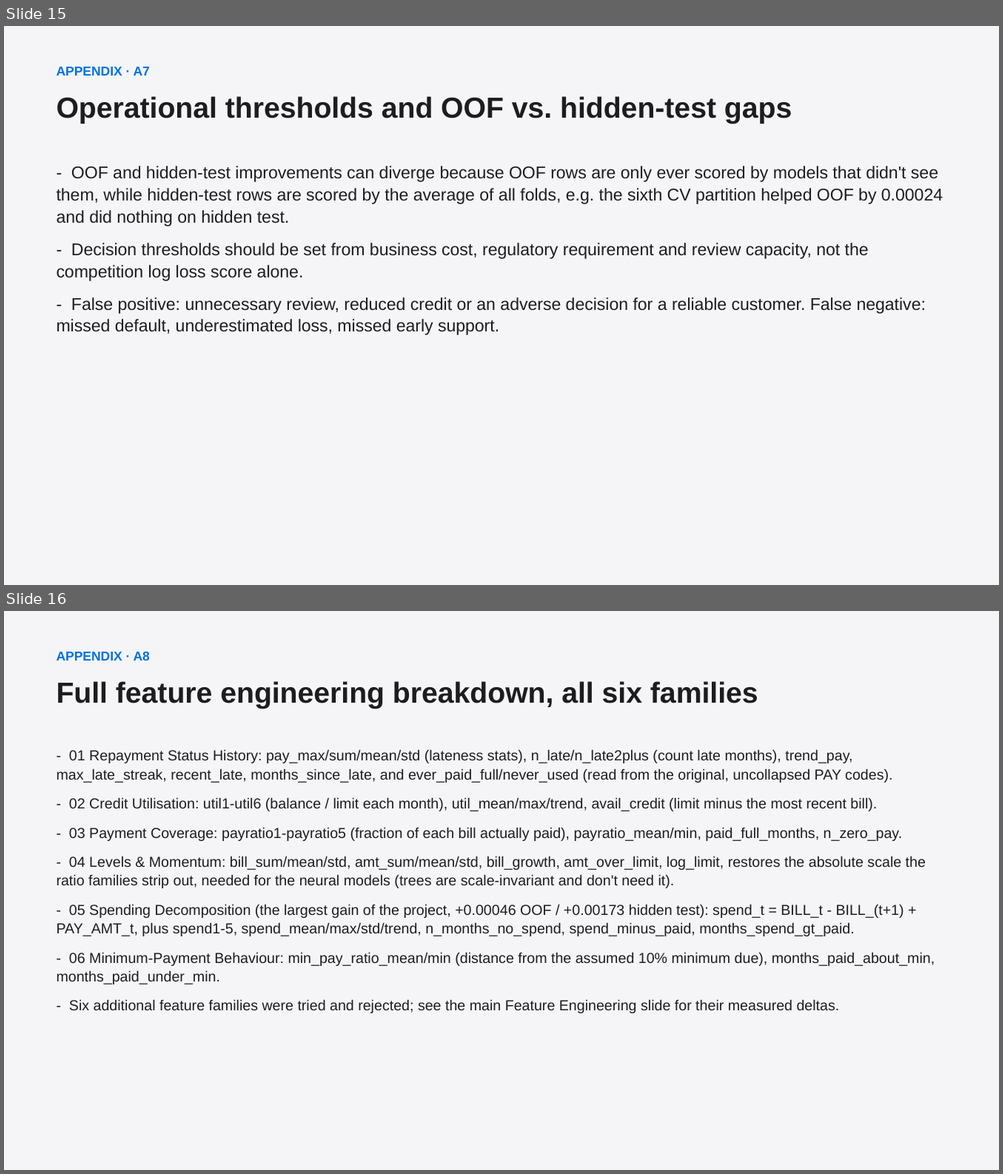
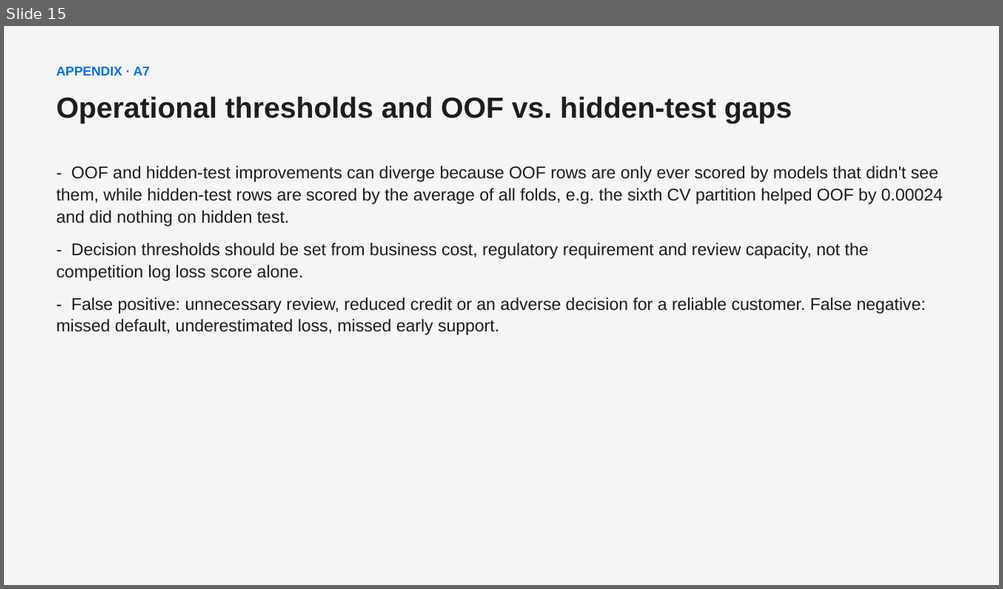
Before and after one commit to dpark2380/datathon-inter-uni, a slide deck: presentation/finalist-presentation.pptx. Shown one above the other, each under a label of ours: slides 15 and 16 before the commit, slide 15 after it. The pictures are 1003x1174 and 1003x589 pixels, drawn with LibreOffice and Linux fonts; fonts in the diff are those of the drawing. Boxes give left, top, right and bottom in pixels: in the first picture for what was removed or moved away, otherwise in the second. Text is boxed around its words. In the diff, an @@ line names an element or a change of style, - is before the commit and + after.

Commit message:
Make appendix slides more detailed and scannable (A1-A4)
- A1: add a one-line role for each model (what it reads, why it's
  there) above its hyperparameter list, in Figma and pptx.
- A2: add the 5 AMEX Kaggle-winner techniques tested (DART, high
  min_data_in_leaf, feature_fraction_bynode, recency windows,
  denoising/rank blending), all real deltas from REPORT.md, none
  previously shown anywhere in the deck.
- A3: regenerate the reliability diagram (the original script was
  lost when an earlier duplicate-pipeline cleanup removed it) and
  add it to the Figma appendix. Fixed the Figma calibration claim to
  cite only Brier score, which is binning-independent and confirmed
  consistent across two independent computations (blend 0.13218,
  lowest of the four) -- the ECE numbers are binning-sensitive and
  gave a different ranking on recomputation, so the "best-calibrated
  by ECE too" claim was dropped rather than asserted on shaky ground.
- A4: upload the real SHAP waterfall images to the Figma slide,
  replacing placeholder text (the pptx already had real images here).
- Removed the redundant A8 from the pptx to match the Figma appendix
  (that content now lives on the main Feature Engineering slide).

Also fixed a real layout bug caught during this pass: A3's
calibration column was accidentally placed at the same x-coordinate
as the weight-search column, overlapping it. Stacked vertically
instead of side-by-side to fix.

```diff
--- a/presentation/finalist-presentation.pptx
+++ b/presentation/finalist-presentation.pptx
@@ slide 16 removed at bbox=[4, 611, 999, 1170], background #FFFFFF @@
@@ rectangle removed at bbox=[4, 611, 999, 1170] @@
@@ text removed at bbox=[57, 651, 150, 661] @@
-APPENDIX · A8
@@ text removed at bbox=[57, 681, 758, 709] @@
-Full feature engineering breakdown, all six families
@@ text removed at bbox=[57, 749, 934, 1014] @@
-- 01 Repayment Status History: pay_max/sum/mean/std (lateness stats), n_late/n_late2plus (count late months), trend_pay, max_late_streak, recent_late, months_since_late, and ever_paid_full/never_used (read from the original, uncollapsed PAY codes).
-- 02 Credit Utilisation: util1-util6 (balance / limit each month), util_mean/max/trend, avail_credit (limit minus the most recent bill).
-- 03 Payment Coverage: payratio1-payratio5 (fraction of each bill actually paid), payratio_mean/min, paid_full_months, n_zero_pay.
-- 04 Levels & Momentum: bill_sum/mean/std, amt_sum/mean/std, bill_growth, amt_over_limit, log_limit, restores the absolute scale the ratio families strip out, needed for the neural models (trees are scale-invariant and don't need it).
-- 05 Spending Decomposition (the largest gain of the project, +0.00046 OOF / +0.00173 hidden test): spend_t = BILL_t - BILL_(t+1) + PAY_AMT_t, plus spend1-5, spend_mean/max/std/trend, n_months_no_spend, spend_minus_paid, months_spend_gt_paid.
-- 06 Minimum-Payment Behaviour: min_pay_ratio_mean/min (distance from the assumed 10% minimum due), months_paid_about_min, months_paid_under_min.
-- Six additional feature families were tried and rejected; see the main Feature Engineering slide for their measured deltas.
```
Also in this commit, not shown: 2 slides changed, 3 other files.
